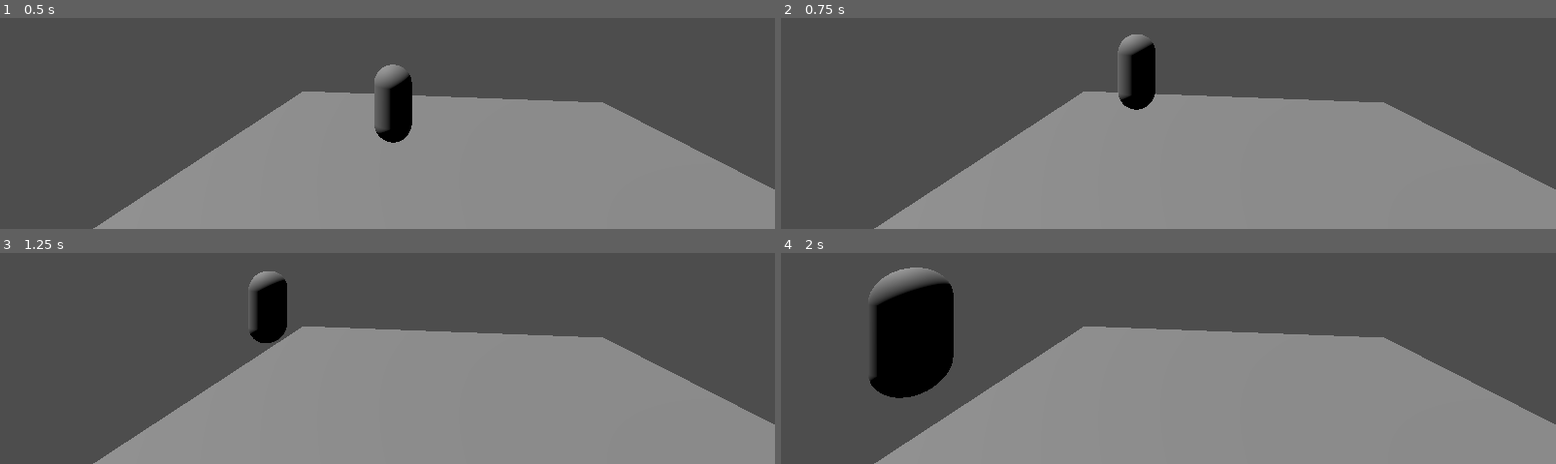
Above: before the commit, frames 1-4 (two rows, left to right).
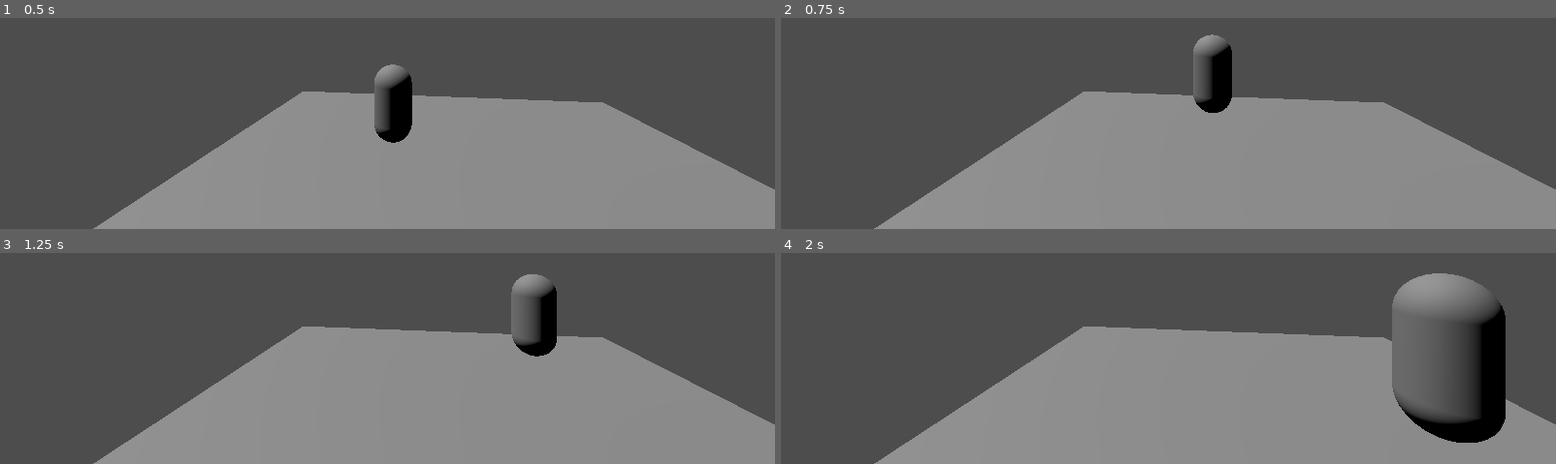
Above: after the commit, the same moments.

Repository: Gstyf/Personal-Prototype
Game: Godot game, scene res://Hub.tscn
Same seed, same stepped clock (60 frames per second), same inputs: the game is played once before the commit and once after it.
Inputs:
- Up to frame 1 (0.5 s): no input
- Up to frame 2 (0.75 s): tap Enter (ui_accept) at 0.5 s; hold D (move_right) from 0.53 s (still down)
- Up to frame 3 (1.25 s): keep holding D (move_right); tap Enter (ui_accept) at 0.77 s
- Up to frame 4 (2 s): release D (move_right) at 1.28 s; hold S (move_back) from 1.28 s (still down); tap Enter (ui_accept) at 1.52 s

Frame 1 is identical in both runs. In frame 2, 2.4% of the frame differs, in the area x 43-59%, y 7-45%; in frame 3, 2.7%; in frame 4, 14%, in the area x 11-94%, y 6-90%.

Commit message:
Corrected the axis input for 3d movement
I accidentally input them in inverse order. Oopsie.

Diff:
--- a/main_character.gd
+++ b/main_character.gd
@@ -16,7 +16,7 @@
 
 	# Get the input direction and handle the movement/deceleration.
 	# As good practice, you should replace UI actions with custom gameplay actions.
-	var input_dir := Input.get_vector("move_forward", "move_back", "mover_left", "move_right")
+	var input_dir := Input.get_vector("move_forward", "move_back", "move_right", "move_left")
 	var direction := (transform.basis * Vector3(input_dir.x, 0, input_dir.y)).normalized()
 	if direction:
 		velocity.x = direction.x * SPEED
--- a/project.godot
+++ b/project.godot
@@ -29,7 +29,7 @@
 , Object(InputEventKey,"resource_local_to_scene":false,"resource_name":"","device":-1,"window_id":0,"alt_pressed":false …(186 unchanged characters)…
 ]
 }
-mover_left={
+move_left={
 "deadzone": 0.5,
 "events": [Object(InputEventKey,"resource_local_to_scene":false,"resource_name":"","device":-1,"window_id":0,"alt_press …(191 unchanged characters)…
 , Object(InputEventKey,"resource_local_to_scene":false,"resource_name":"","device":-1,"window_id":0,"alt_pressed":false …(186 unchanged characters)…
